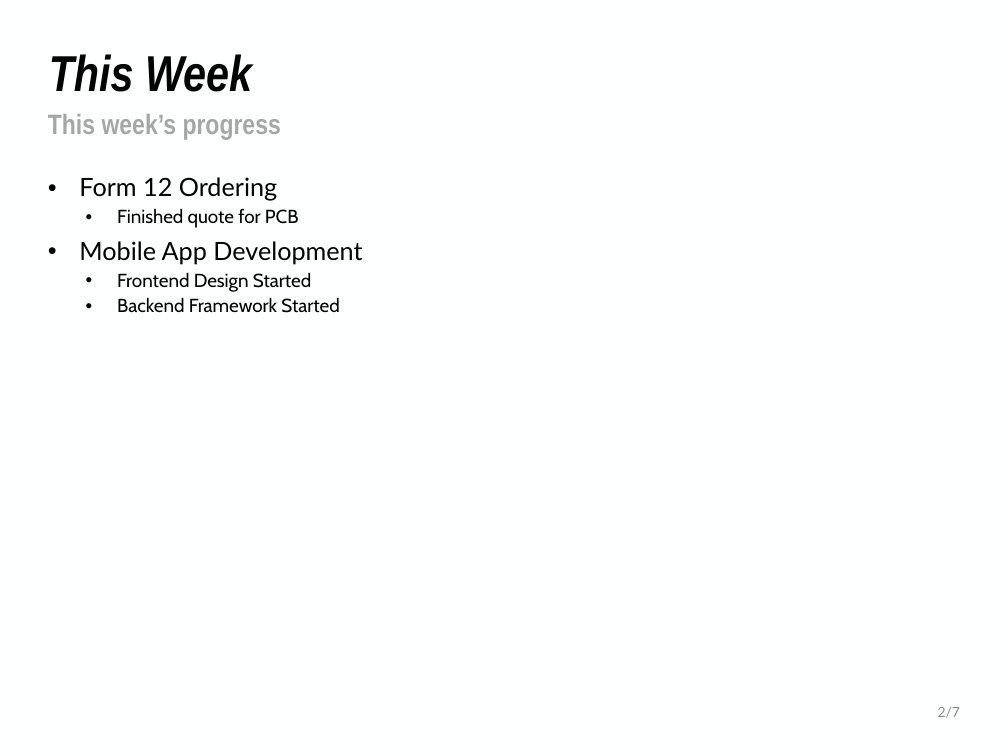
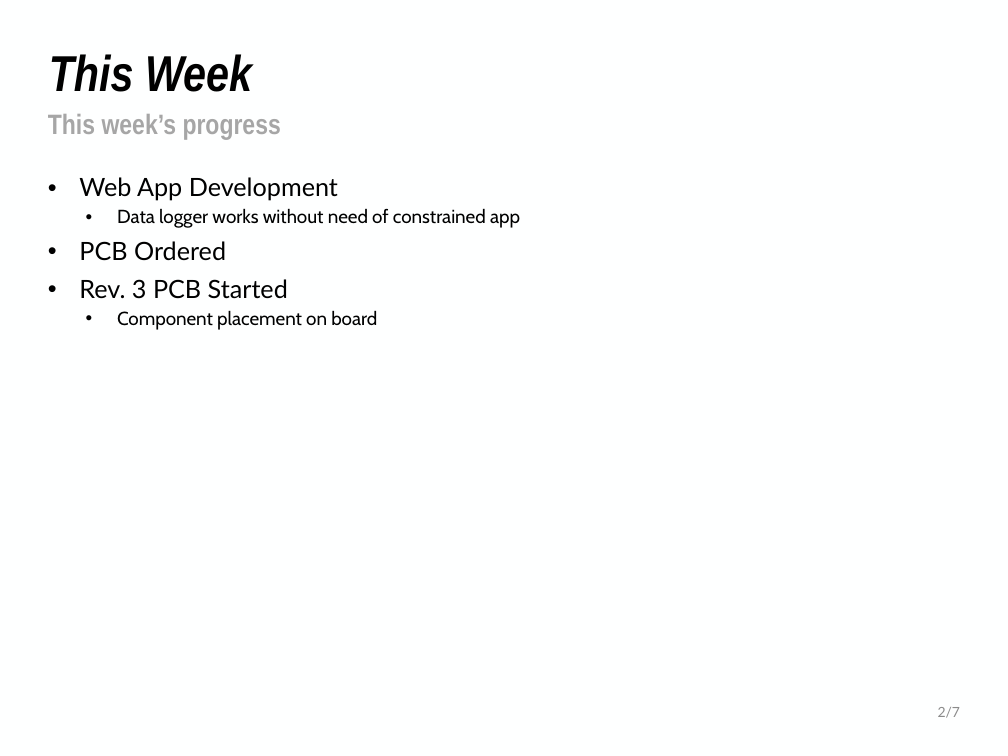
Before and after one commit to NHuang58/Biomedical_Device_PCB, a slide deck: slide 2 of Documentation/Slides/Week_13.pptx. Drawn at 1008x756 pixels with LibreOffice and Linux fonts; fonts in the diff are those of the drawing; background and template pictures are left out. Boxes give left, top, right and bottom in pixels: in the first picture for what was removed or moved away, otherwise in the second. Text is boxed around its words. In the diff, an @@ line names an element or a change of style, - is before the commit and + after.

Commit message:
Week 14 Changes

```diff
--- a/Documentation/Slides/Week_13.pptx
+++ b/Documentation/Slides/Week_13.pptx
@@ text at [79, 177, 520, 330]: text changed @@
-• Form 12 Ordering
-  • Finished quote for PCB
-• Mobile App Development
-  • Frontend Design Started
-  • Backend Framework Started
+• Web App Development
+  • Data logger works without need of constrained app
+• PCB Ordered
+• Rev. 3 PCB Started
+  • Component placement on board
```
Also in this commit, not shown: 2 other slides changed, 2 slides added, 3 slides removed, 2 other files.
